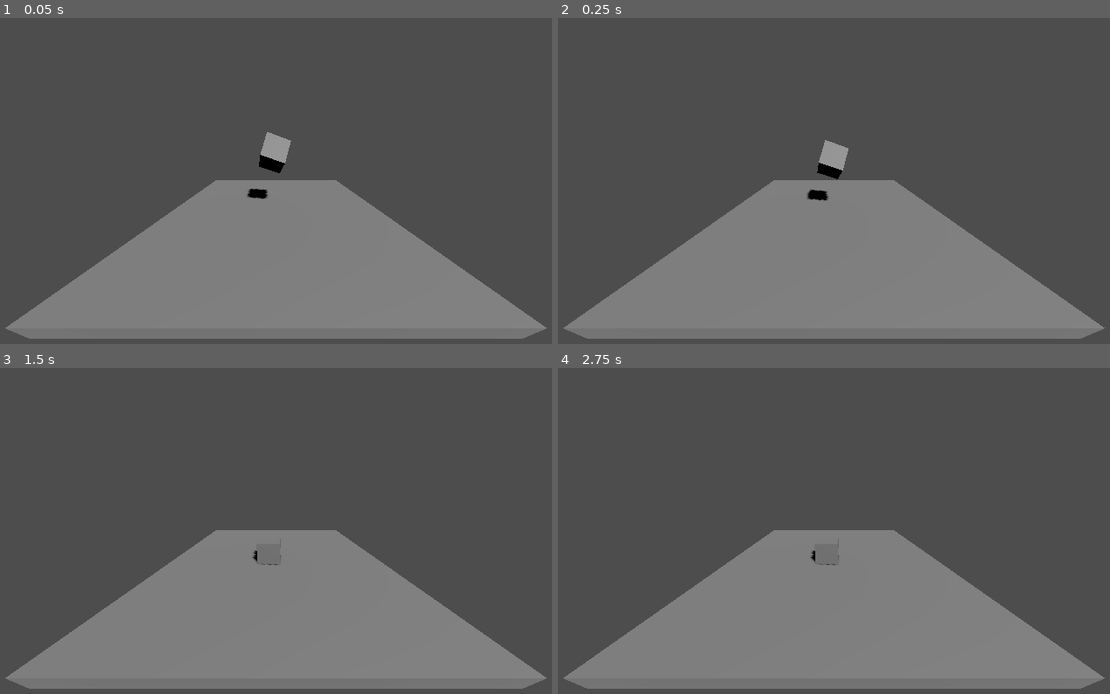
Above: before the commit, frames 1-4 (two rows, left to right).
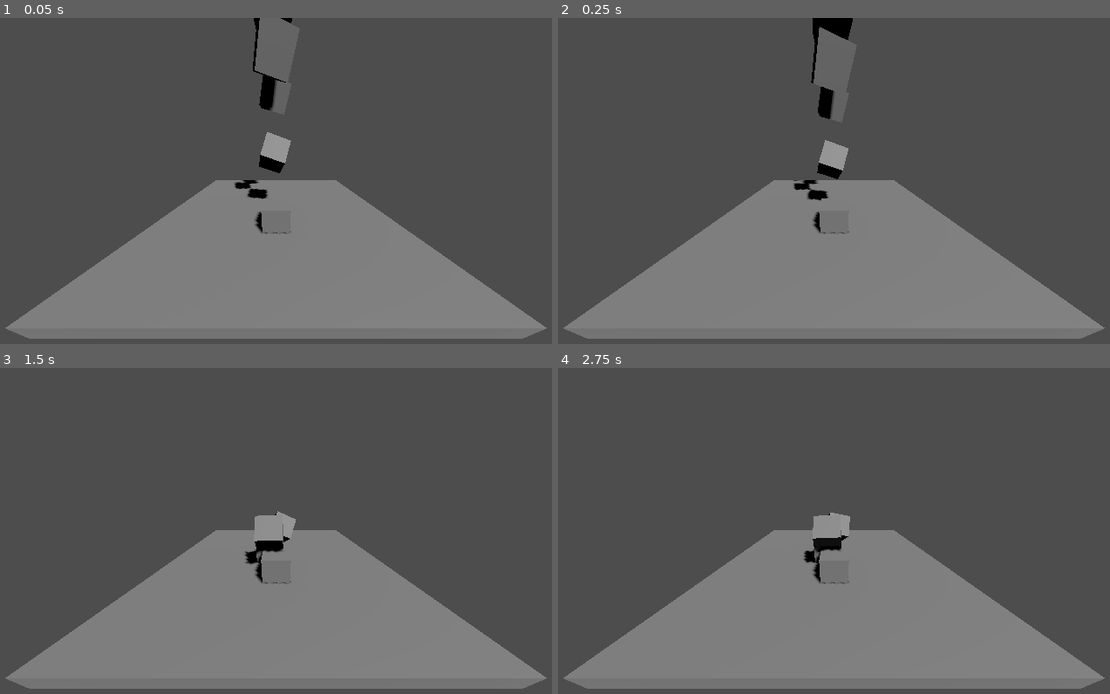
Above: after the commit, the same moments.

Repository: V102002/Godot-3D-Platformer
Game: Godot game, scene res://level_1.tscn
Same seed, same stepped clock (60 frames per second), same inputs: the game is played once before the commit and once after it.
Inputs:
- Up to frame 1 (0.05 s): no input
- Up to frame 2 (0.25 s): no input
- Up to frame 3 (1.5 s): no input
- Up to frame 4 (2.75 s): no input

The runs differ from the first frame. In frame 1, 0.5% of the frame differs, in the area x 42-53%, y 0-67%; in frame 2, 0.8%, in the area x 42-54%, y 0-67%; in frame 3, 0.7%; in frame 4, 0.7%.

Commit message:
Added a player

Diff:
--- /dev/null
+++ b/3dplatformer/bob.tscn
@@ -0,0 +1,13 @@
+[gd_scene load_steps=3 format=3 uid="uid://22qtc8l7cx07"]
+
+[sub_resource type="BoxMesh" id="BoxMesh_f2q4f"]
+
+[sub_resource type="BoxShape3D" id="BoxShape3D_qltmn"]
+
+[node name="Bob" type="CharacterBody3D"]
+
+[node name="MeshInstance3D" type="MeshInstance3D" parent="."]
+mesh = SubResource("BoxMesh_f2q4f")
+
+[node name="CollisionShape3D" type="CollisionShape3D" parent="."]
+shape = SubResource("BoxShape3D_qltmn")
--- a/3dplatformer/level_1.tscn
+++ b/3dplatformer/level_1.tscn
@@ -1,6 +1,7 @@
-[gd_scene load_steps=4 format=3 uid="uid://bkheh57fwjyh"]
+[gd_scene load_steps=5 format=3 uid="uid://bkheh57fwjyh"]
 
 [ext_resource type="PackedScene" uid="uid://ce4ste77nkwa8" path="res://block.tscn" id="1_udh5x"]
+[ext_resource type="PackedScene" uid="uid://22qtc8l7cx07" path="res://bob.tscn" id="2_kf7nb"]
 
 [sub_resource type="BoxMesh" id="BoxMesh_w0wju"]
 size = Vector3(10, 0.5, 10)
@@ -27,5 +28,19 @@
 transform = Transform3D(-0.364893, -0.860221, 0.356192, 0.684495, 0.0114744, 0.728927, -0.631126, 0.509792, 0.58463, 0, 9.48365, 0.609329)
 shadow_enabled = true
 
-[node name="Block" parent="." instance=ExtResource("1_udh5x")]
+[node name="Blocks" type="Node3D" parent="."]
+
+[node name="Block" parent="Blocks" instance=ExtResource("1_udh5x")]
 transform = Transform3D(0.95168, 0.247001, 0.182471, -0.307091, 0.765459, 0.56548, 0, -0.594191, 0.804324, -0.0883555, 2.69824, -0.0813627)
+
+[node name="Block2" parent="Blocks" instance=ExtResource("1_udh5x")]
+transform = Transform3D(0.95168, 0.247001, 0.182471, -0.189246, 0.93967, -0.284966, -0.241849, 0.236664, 0.94101, -0.0883555, 4.88891, -1.30798)
+
+[node name="Block3" parent="Blocks" instance=ExtResource("1_udh5x")]
+transform = Transform3D(0.95168, 0.247001, 0.182471, -0.189246, 0.93967, -0.284966, -0.241849, 0.236664, 0.94101, -0.0883555, 5.46018, 0.390525)
+
+[node name="Block4" parent="Blocks" instance=ExtResource("1_udh5x")]
+transform = Transform3D(0.95168, 0.247001, 0.182471, -0.0211115, 0.645408, -0.763546, -0.306364, 0.722799, 0.619437, -0.0883555, 6.84436, -0.798663)
+
+[node name="Bob" parent="." instance=ExtResource("2_kf7nb")]
+transform = Transform3D(1, 0, 0, 0, 1, 0, 0, 0, 1, 0, 0.704625, 1.70018)
